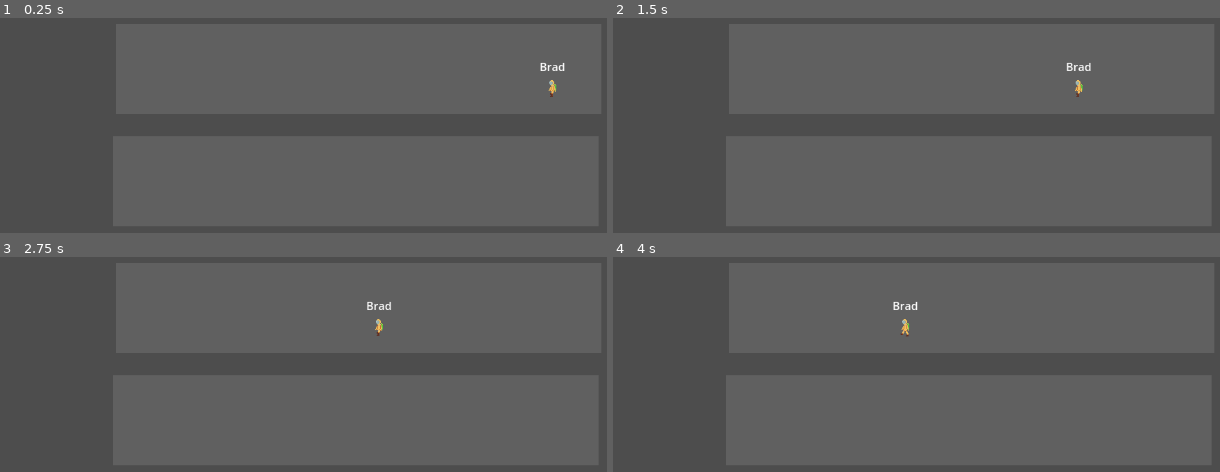
Above: before the commit, frames 1-4 (two rows, left to right).
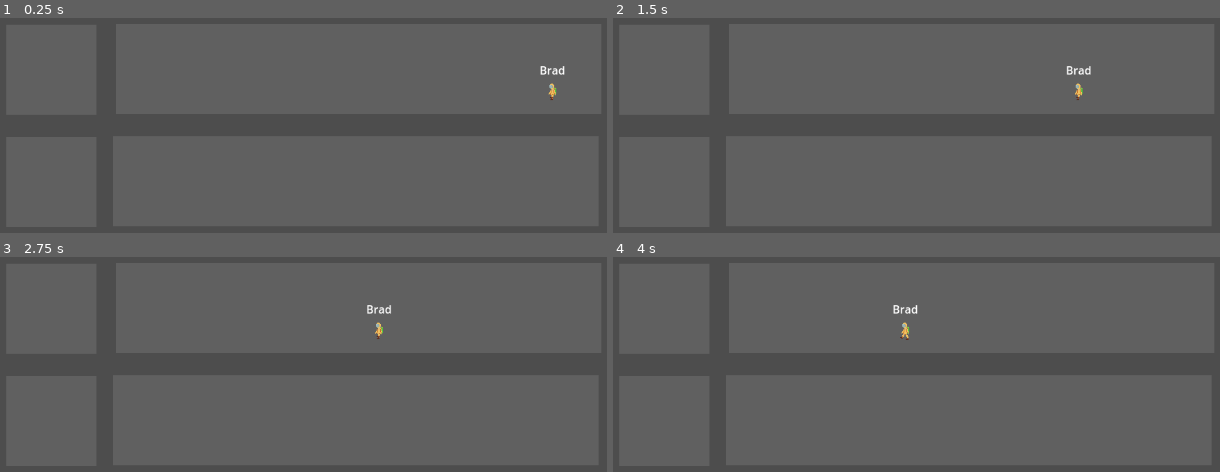
Above: after the commit, the same moments.

Repository: TheTopSecretTeam/TheCOOrP
Game: Godot game, scene res://prototypes/map2.tscn
Two runs of this game, one before a commit and one after it. Both use one fixed random seed, a clock stepped at 60 frames per second and the inputs below. This scene is started directly instead of the project's main scene.
Inputs (mouse positions are in pixels of both pictures, inside the frame that each line leads up to):
- Up to frame 1 (0.25 s): no input
- Up to frame 2 (1.5 s): move the mouse to (1159, 67) at 0.52 s; click (1159, 67) at 0.6 s; move the mouse to (825, 112) at 1.27 s; click (825, 112) at 1.35 s
- Up to frame 3 (2.75 s): move the mouse to (outside the picture) at 2.02 s; click (outside the picture) at 2.1 s
- Up to frame 4 (4 s): move the mouse to (946, 418) at 2.77 s; click (946, 418) at 2.85 s; move the mouse to (outside the picture) at 3.52 s; click (outside the picture) at 3.6 s

The runs differ from the first frame. In frame 1, 0.2% of the frame differs, in the area x 88-94%, y 20-39%; in frame 2, 0.2%; in frame 3, 0.2%; in frame 4, 0.2%, in the area x 46-51%, y 20-39%.

Commit message:
elevators

Diff:
--- a/obj/entities/agent.gd
+++ b/obj/entities/agent.gd
@@ -57,12 +57,13 @@
 func _process(delta: float) -> void:
 	match state:
 		WANDER:
+			var prev_prog = progress
 			progress += speed * delta
-			if progress_ratio == 1.0 or progress_ratio == 0.0:
+			if progress == prev_prog:
 				flip()
 		GOTO:
 			progress = move_toward(progress, waypoint.progress, abs(speed) * delta)
 			if progress == waypoint.progress:
 				#print(true)
-				waypoint.leading_room.transfer(self)
+				waypoint.leading_room.transfer(self, current_room)
 				self.global_position = waypoint.leading_room.global_position
--- a/obj/map/map.tscn
+++ b/obj/map/map.tscn
@@ -15,7 +15,7 @@
 scale = Vector2(0.5, 0.5)
 
 [node name="waypoint" parent="room1/room_path" index="0" node_paths=PackedStringArray("leading_room") instance=ExtResource("3_kw5mi")]
-position = Vector2(300, 0)
+position = Vector2(300, 5)
 rotation = 3.14159
 leading_room = NodePath("../../../room2")
 
@@ -26,19 +26,19 @@
 offset_bottom = 190.0
 
 [node name="waypoint1" parent="room2/room_path" index="0" node_paths=PackedStringArray("leading_room") instance=ExtResource("3_kw5mi")]
-position = Vector2(170.281, 0)
+position = Vector2(170.281, 5)
 rotation = 3.14159
 progress = 129.72
 leading_room = NodePath("../../../room5")
 
 [node name="waypoint2" parent="room2/room_path" index="1" node_paths=PackedStringArray("leading_room") instance=ExtResource("3_kw5mi")]
-position = Vector2(-294.697, 0)
+position = Vector2(-294.697, 5)
 rotation = 3.14159
 progress = 594.6
 leading_room = NodePath("../../../room1")
 
 [node name="waypoint3" parent="room2/room_path" index="2" node_paths=PackedStringArray("leading_room") instance=ExtResource("3_kw5mi")]
-position = Vector2(-300, 0)
+position = Vector2(-300, 5)
 rotation = 3.14159
 progress = 605.4
 leading_room = NodePath("../../../room6")
@@ -50,17 +50,17 @@
 offset_bottom = 487.0
 
 [node name="waypoint" parent="room3/room_path" index="0" node_paths=PackedStringArray("leading_room") instance=ExtResource("3_kw5mi")]
-position = Vector2(300, 0)
+position = Vector2(300, 5)
 rotation = 3.14159
 leading_room = NodePath("../../../room4")
 
 [node name="waypoint2" parent="room3/room_path" index="1" node_paths=PackedStringArray("leading_room") instance=ExtResource("3_kw5mi")]
-position = Vector2(300, 0)
+position = Vector2(300, 5)
 rotation = 3.14159
 leading_room = NodePath("../../../room5")
 
 [node name="waypoint3" parent="room3/room_path" index="2" node_paths=PackedStringArray("leading_room") instance=ExtResource("3_kw5mi")]
-position = Vector2(300, 0)
+position = Vector2(300, 5)
 rotation = 3.14159
 leading_room = NodePath("../../../room6")
 
@@ -72,7 +72,7 @@
 scale = Vector2(0.5, 0.5)
 
 [node name="waypoint" parent="room4/room_path" index="0" node_paths=PackedStringArray("leading_room") instance=ExtResource("3_kw5mi")]
-position = Vector2(300, 0)
+position = Vector2(300, 5)
 rotation = 3.14159
 leading_room = NodePath("../../../room3")
 
@@ -84,17 +84,17 @@
 scale = Vector2(0.6, 0.6)
 
 [node name="waypoint" parent="room5/room_path" index="0" node_paths=PackedStringArray("leading_room") instance=ExtResource("3_kw5mi")]
-position = Vector2(300, 0)
+position = Vector2(300, 5)
 rotation = 3.14159
 leading_room = NodePath("../../../room2")
 
 [node name="waypoint2" parent="room5/room_path" index="1" node_paths=PackedStringArray("leading_room") instance=ExtResource("3_kw5mi")]
-position = Vector2(300, 0)
+position = Vector2(300, 5)
 rotation = 3.14159
 leading_room = NodePath("../../../room6")
 
 [node name="waypoint3" parent="room5/room_path" index="2" node_paths=PackedStringArray("leading_room") instance=ExtResource("3_kw5mi")]
-position = Vector2(300, 0)
+position = Vector2(300, 5)
 rotation = 3.14159
 leading_room = NodePath("../../../room3")
 
@@ -106,17 +106,17 @@
 scale = Vector2(0.8, 0.8)
 
 [node name="waypoint1" parent="room6/room_path" index="0" node_paths=PackedStringArray("leading_room") instance=ExtResource("3_kw5mi")]
-position = Vector2(300, 0)
+position = Vector2(300, 5)
 rotation = 3.14159
 leading_room = NodePath("../../../room2")
 
 [node name="waypoint2" parent="room6/room_path" index="1" node_paths=PackedStringArray("leading_room") instance=ExtResource("3_kw5mi")]
-position = Vector2(300, 0)
+position = Vector2(300, 5)
 rotation = 3.14159
 leading_room = NodePath("../../../room5")
 
 [node name="waypoint" parent="room6/room_path" index="2" node_paths=PackedStringArray("leading_room") instance=ExtResource("3_kw5mi")]
-position = Vector2(300, 0)
+position = Vector2(300, 5)
 rotation = 3.14159
 leading_room = NodePath("../../../room3")
 
--- a/obj/rooms/corridor.gd
+++ b/obj/rooms/corridor.gd
@@ -26,6 +26,7 @@
 func get_waypoint(index : int) -> Node2D:
 	return waypoints[index]
 
-func transfer(agent: Agent):
+func transfer(agent: Agent, previous_room):
 	agent.reparent($room_path)
+	agent.progress = waypoints[previous_room].progress
 	agent._on_travel()
--- a/obj/rooms/corridor.tscn
+++ b/obj/rooms/corridor.tscn
@@ -2,9 +2,9 @@
 
 [ext_resource type="Script" uid="uid://pggseopt55io" path="res://obj/rooms/corridor.gd" id="1_uovvg"]
 
-[sub_resource type="Curve2D" id="Curve2D_ueh1s"]
+[sub_resource type="Curve2D" id="Curve2D_r14vu"]
 _data = {
-"points": PackedVector2Array(0, 0, 0, 0, 300, 0, 0, 0, 0, 0, -300, 0)
+"points": PackedVector2Array(0, 0, 0, 0, 300, 5, 0, 0, 0, 0, -300, 5)
 }
 point_count = 2
 
@@ -25,4 +25,4 @@
 
 [node name="room_path" type="Path2D" parent="."]
 position = Vector2(355, 93)
-curve = SubResource("Curve2D_ueh1s")
+curve = SubResource("Curve2D_r14vu")
--- /dev/null
+++ b/obj/rooms/elevator.tscn
@@ -0,0 +1,20 @@
+[gd_scene load_steps=3 format=3 uid="uid://ch7tbtciyxmbe"]
+
+[ext_resource type="PackedScene" uid="uid://bbpr2hgq0qrbw" path="res://obj/rooms/corridor.tscn" id="1_mvprs"]
+
+[sub_resource type="Curve2D" id="Curve2D_mvprs"]
+_data = {
+"points": PackedVector2Array(0, 0, 0, 0, -50, 0, 0, 0, 0, 0, 50, 0)
+}
+point_count = 2
+
+[node name="elevator" instance=ExtResource("1_mvprs")]
+anchor_right = 0.113
+offset_right = -0.17601
+
+[node name="ColorRect" parent="." index="0"]
+custom_minimum_size = Vector2(130, 130)
+
+[node name="room_path" parent="." index="1"]
+position = Vector2(63, 101)
+curve = SubResource("Curve2D_mvprs")
--- a/prototypes/facility_navigation.gd
+++ b/prototypes/facility_navigation.gd
@@ -1,8 +1,10 @@
 extends Node
 
 var graph = {
-	0: [1],
-	1: [0]
+	0: [2],
+	1: [3],
+	2: [0,3],
+	3: [1,2]
 }
 
 func get_agent_path(ind_A: int, ind_B: int) -> Array[int]:
--- a/prototypes/map2.tscn
+++ b/prototypes/map2.tscn
@@ -1,10 +1,17 @@
-[gd_scene load_steps=6 format=3 uid="uid://b42xk6gfhn38y"]
+[gd_scene load_steps=8 format=3 uid="uid://b42xk6gfhn38y"]
 
 [ext_resource type="Script" uid="uid://tfxo6opgnmin" path="res://prototypes/map_2.gd" id="1_8pxl1"]
 [ext_resource type="Script" uid="uid://clqiyga4o851i" path="res://prototypes/facility_navigation.gd" id="2_0hmbl"]
 [ext_resource type="PackedScene" uid="uid://bbpr2hgq0qrbw" path="res://obj/rooms/corridor.tscn" id="2_tp8m6"]
 [ext_resource type="PackedScene" uid="uid://b85wfl7wt2xqw" path="res://obj/entities/agent.tscn" id="3_k23ln"]
 [ext_resource type="PackedScene" uid="uid://dui8l2o3osfd5" path="res://obj/rooms/waypoint.tscn" id="5_o4qlm"]
+[ext_resource type="PackedScene" uid="uid://ch7tbtciyxmbe" path="res://obj/rooms/elevator.tscn" id="6_47d18"]
+
+[sub_resource type="Curve2D" id="Curve2D_ueh1s"]
+_data = {
+"points": PackedVector2Array(0, 0, 0, 0, 43, 0, 0, 0, 0, 0, -41, 0)
+}
+point_count = 2
 
 [node name="map" type="Control"]
 layout_mode = 3
@@ -30,13 +37,13 @@
 offset_bottom = 358.0
 
 [node name="Agent" parent="rooms/corridor/room_path" index="0" instance=ExtResource("3_k23ln")]
-position = Vector2(300, 0)
+position = Vector2(300, 5)
 
 [node name="waypoint" parent="rooms/corridor/room_path" index="1" node_paths=PackedStringArray("leading_room") instance=ExtResource("5_o4qlm")]
-position = Vector2(-6.10352e-05, 0)
+position = Vector2(-300, 5)
 rotation = 3.14159
-progress = 300.0
-leading_room = NodePath("../../../corridor2")
+progress = 600.0
+leading_room = NodePath("../../../elevator")
 
 [node name="corridor2" parent="rooms" instance=ExtResource("2_tp8m6")]
 layout_mode = 1
@@ -46,10 +53,58 @@
 offset_bottom = 520.0
 
 [node name="waypoint2" parent="rooms/corridor2/room_path" index="0" node_paths=PackedStringArray("leading_room") instance=ExtResource("5_o4qlm")]
-position = Vector2(-6.10352e-05, 0)
+position = Vector2(-300, 5)
 rotation = 3.14159
-progress = 300.0
+progress = 600.0
+leading_room = NodePath("../../../elevator2")
+
+[node name="elevator" parent="rooms" instance=ExtResource("6_47d18")]
+layout_mode = 1
+offset_left = 48.0
+offset_top = 229.0
+offset_right = 178.0
+offset_bottom = 359.0
+grow_horizontal = 1
+grow_vertical = 1
+
+[node name="room_path" parent="rooms/elevator" index="1"]
+curve = SubResource("Curve2D_ueh1s")
+
+[node name="waypoint" parent="rooms/elevator/room_path" index="0" node_paths=PackedStringArray("leading_room") instance=ExtResource("5_o4qlm")]
+position = Vector2(-41, 0)
+rotation = 3.14159
+progress = 84.0
+leading_room = NodePath("../../../elevator2")
+
+[node name="waypoint2" parent="rooms/elevator/room_path" index="1" node_paths=PackedStringArray("leading_room") instance=ExtResource("5_o4qlm")]
+position = Vector2(43, 0)
+rotation = 3.14159
 leading_room = NodePath("../../../corridor")
+
+[node name="elevator2" parent="rooms" instance=ExtResource("6_47d18")]
+layout_mode = 1
+offset_left = 48.0
+offset_top = 391.0
+offset_right = 178.0
+offset_bottom = 521.0
+grow_horizontal = 1
+grow_vertical = 1
+
+[node name="room_path" parent="rooms/elevator2" index="1"]
+curve = SubResource("Curve2D_ueh1s")
+
+[node name="waypoint" parent="rooms/elevator2/room_path" index="0" node_paths=PackedStringArray("leading_room") instance=ExtResource("5_o4qlm")]
+position = Vector2(-41, 0)
+rotation = 3.14159
+progress = 84.0
+leading_room = NodePath("../../../elevator")
+
+[node name="waypoint2" parent="rooms/elevator2/room_path" index="1" node_paths=PackedStringArray("leading_room") instance=ExtResource("5_o4qlm")]
+position = Vector2(43, 0)
+rotation = 3.14159
+leading_room = NodePath("../../../corridor2")
 
 [editable path="rooms/corridor"]
 [editable path="rooms/corridor2"]
+[editable path="rooms/elevator"]
+[editable path="rooms/elevator2"]
